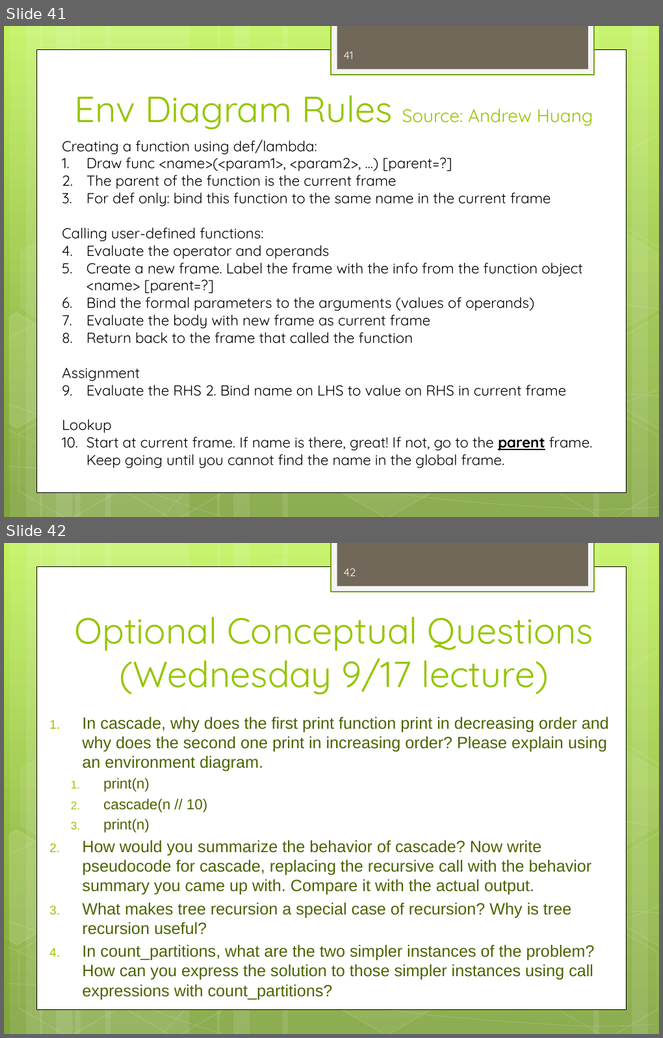
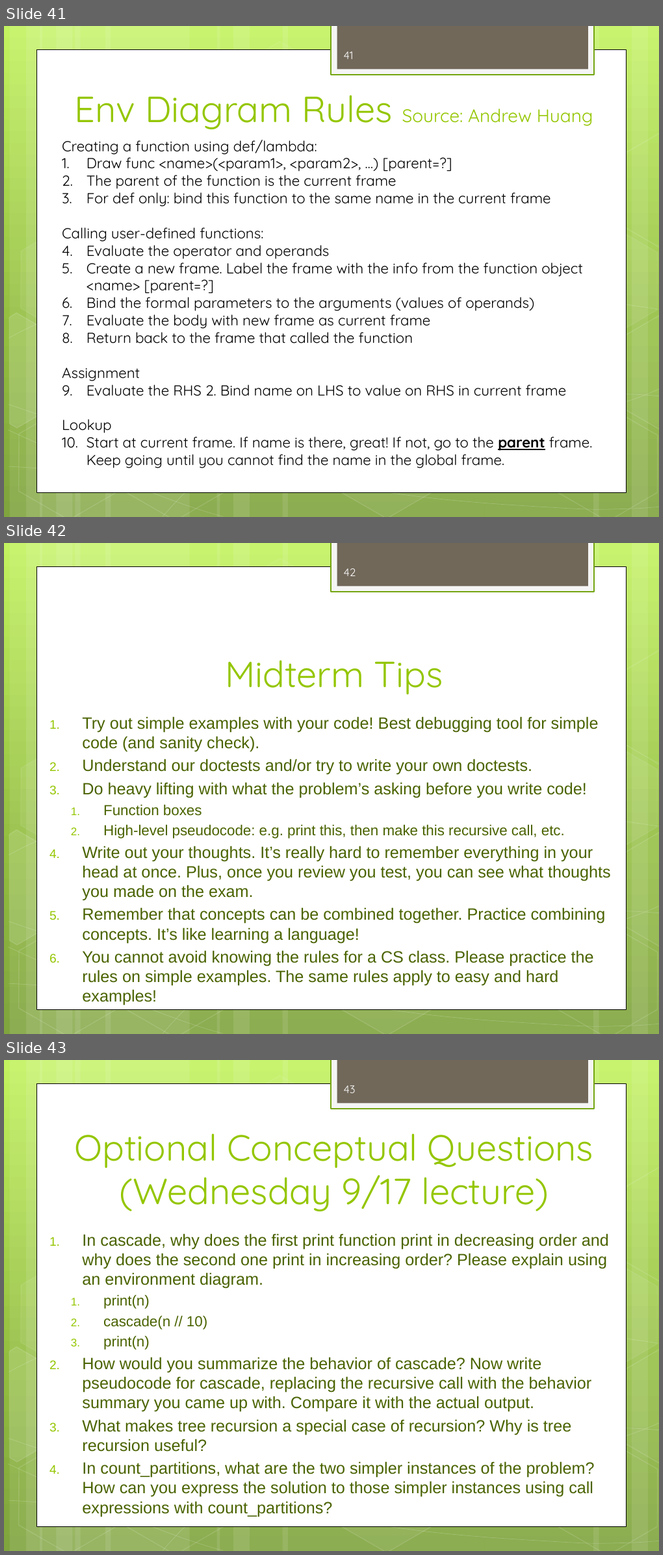
Before and after one commit to dicksontsai/dicksontsai.github.io, a slide deck: cs61a/discussion/disc3.pptx. Shown one above the other, each under a label of ours: slides 41 and 42 before the commit, slides 41, 42 and 43 after it. The pictures are 663x1038 and 663x1555 pixels, drawn with LibreOffice and Linux fonts; fonts in the diff are those of the drawing. Boxes give left, top, right and bottom in pixels: in the first picture for what was removed or moved away, otherwise in the second. Text is boxed around its words. In the diff, an @@ line names an element or a change of style, - is before the commit and + after.

```diff
--- a/cs61a/discussion/disc3.pptx
+++ b/cs61a/discussion/disc3.pptx
@@ slide 42 added at [4,543,659,1034], background gradient #C3F35F to #93BF3F to #81A53E; not listed: 31 template elements that a slide beside it also shows @@
@@ page number added at [344,568,356,576], 12 pt, text #FEFEFE @@
+42
@@ title added at [225,660,443,694], 40 pt, text #94C600 @@
+Midterm Tips
@@ text added at [82,717,611,1006], 18 pt, text #4A6300 @@
+1. Try out simple examples with your code! Best debugging tool for simple code (and sanity check).
+2. Understand our doctests and/or try to write your own doctests.
+3. Do heavy lifting with what the problem’s asking before you write code!
+  1. Function boxes
+  2. High-level pseudocode: e.g. print this, then make this recursive call, etc.
+4. Write out your thoughts. It’s really hard to remember everything in your head at once. Plus, once you review you test, you can see what thoughts you made on the exam.
+5. Remember that concepts can be combined together. Practice combining concepts. It’s like learning a language!
+6. You cannot avoid knowing the rules for a CS class. Please practice the rules on simple examples. The same rules apply to easy and hard examples!
@@ what was slide 42 is now slide 43 @@
@@ page number at [344,1085,356,1093]: text changed @@
-42
+43
```
Also in this commit, not shown: 1 slide changed, 4 other files.
